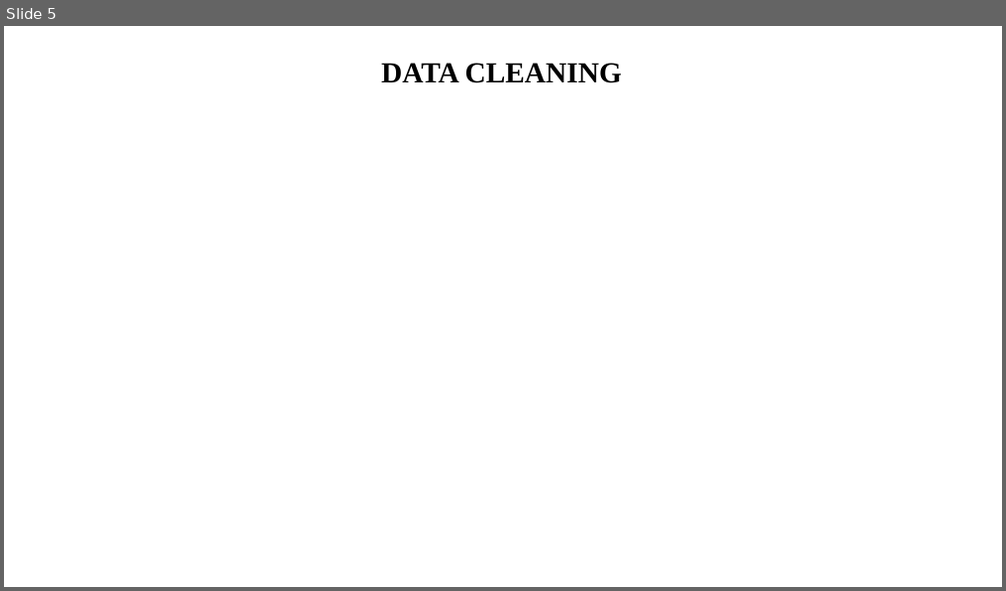
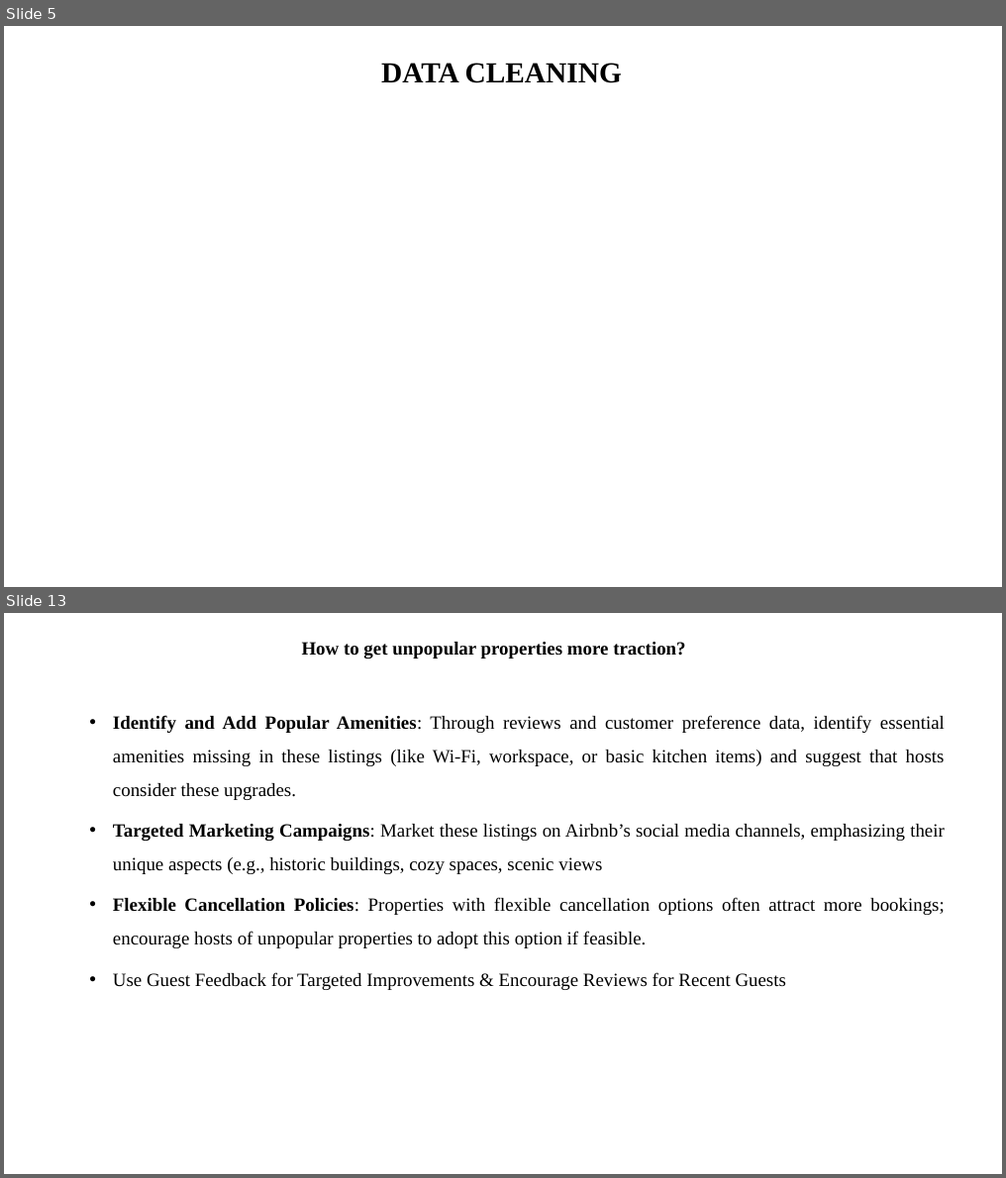
Before and after one commit to sagarbarge/Airbnb_NYC_Storytelling, a slide deck: Presentation_1_Analyst.pptx. Shown one above the other, each under a label of ours: slide 5 before the commit, slides 5 and 13 after it; the slides between them are not shown. The pictures are 1006x591 and 1006x1178 pixels, drawn with LibreOffice and Linux fonts; fonts in the diff are those of the drawing. Boxes give left, top, right and bottom in pixels: in the first picture for what was removed or moved away, otherwise in the second. Text is boxed around its words. In the diff, an @@ line names an element or a change of style, - is before the commit and + after.

```diff
--- a/Presentation_1_Analyst.pptx
+++ b/Presentation_1_Analyst.pptx
@@ slide 13 added at [4, 613, 1002, 1174], background #FFFFFF @@
@@ text added at [302, 642, 685, 659], 18 pt, text #000000, bold @@
+How to get unpopular properties more traction?
@@ text added at [113, 715, 944, 990], 18 pt, text #000000 @@
+• Identify and Add Popular Amenities: Through reviews and customer preference data, identify essential amenities missing in these listings (like Wi-Fi, workspace, or basic kitchen items) and suggest that hosts consider these upgrades.
+• Targeted Marketing Campaigns: Market these listings on Airbnb’s social media channels, emphasizing their unique aspects (e.g., historic buildings, cozy spaces, scenic views
+• Flexible Cancellation Policies: Properties with flexible cancellation options often attract more bookings; encourage hosts of unpopular properties to adopt this option if feasible.
+• Use Guest Feedback for Targeted Improvements & Encourage Reviews for Recent Guests
```
Also in this commit, not shown: 11 slides changed, 2 other slides added, 2 slides removed, 5 other files.
